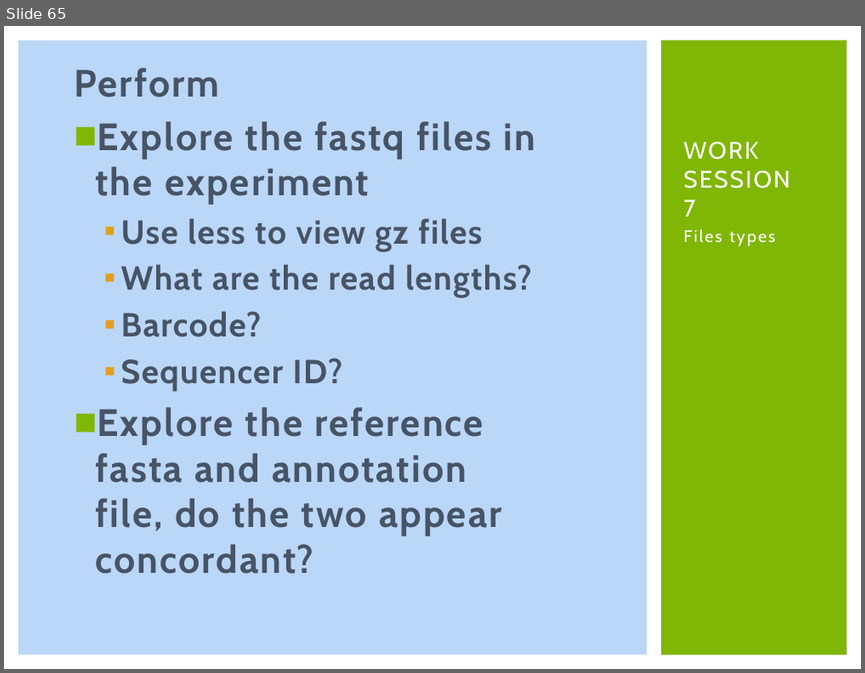
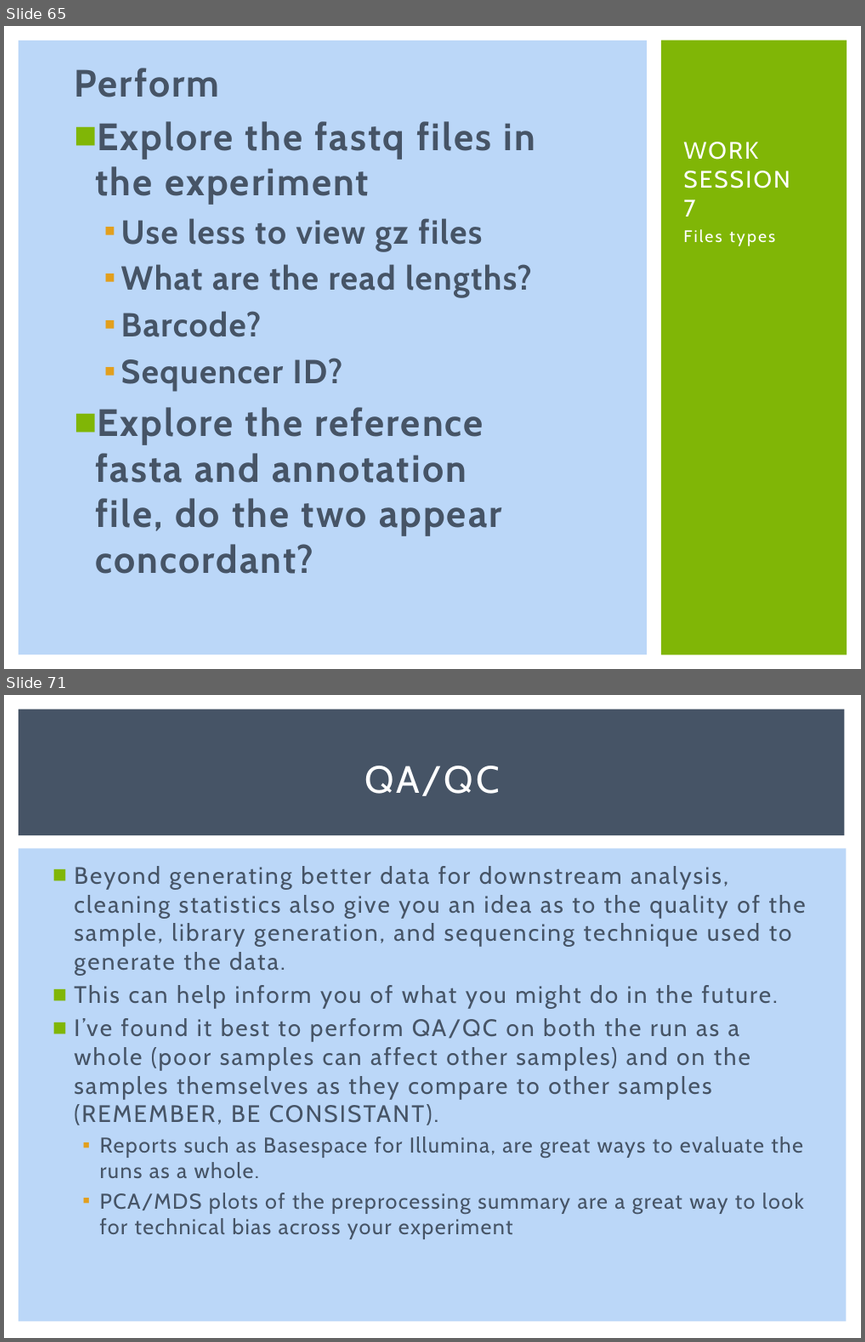
Before and after one commit to msettles/Workshop_RNAseq, a slide deck: powerpoints/RNA-seq-Piracicaba2015.pptx. Shown one above the other, each under a label of ours: slide 65 before the commit, slides 65 and 71 after it; the slides between them are not shown. The pictures are 865x673 and 865x1342 pixels, drawn with LibreOffice and Linux fonts; fonts in the diff are those of the drawing. Boxes give left, top, right and bottom in pixels: in the first picture for what was removed or moved away, otherwise in the second. Text is boxed around its words. In the diff, an @@ line names an element or a change of style, - is before the commit and + after.

```diff
--- a/powerpoints/RNA-seq-Piracicaba2015.pptx
+++ b/powerpoints/RNA-seq-Piracicaba2015.pptx
@@ slide 71 added at (x1=4, y1=695, x2=861, y2=1338), background #FFFFFF @@
@@ rectangle added at (x1=18, y1=709, x2=845, y2=835), fill #465466 @@
@@ title added at (x1=365, y1=766, x2=500, y2=796), 32 pt, text #FFFFFF @@
+QA/QC
@@ rectangle added at (x1=18, y1=848, x2=846, y2=1321), fill #BBD7F8 @@
@@ text added at (x1=74, y1=866, x2=806, y2=1239), 20 pt, text #465466 @@
+■ Beyond generating better data for downstream analysis, cleaning statistics also give you an idea as to the quality of the sample, library generation, and sequencing technique used to generate the data.
+■ This can help inform you of what you might do in the future.
+■ I’ve found it best to perform QA/QC on both the run as a whole (poor samples can affect other samples) and on the samples themselves as they compare to other samples (REMEMBER, BE CONSISTANT).
+  ▪ Reports such as Basespace for Illumina, are great ways to evaluate the runs as a whole.
+  ▪ PCA/MDS plots of the preprocessing summary are a great way to look for technical bias across your experiment
```
Also in this commit, not shown: 31 other slides added, 6 other files.
